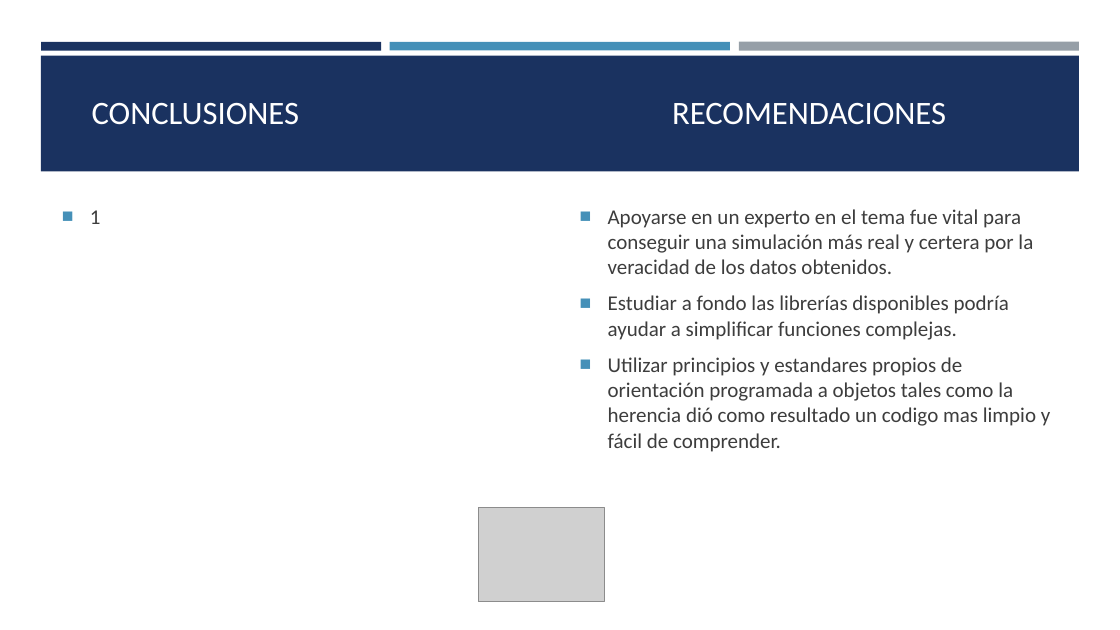
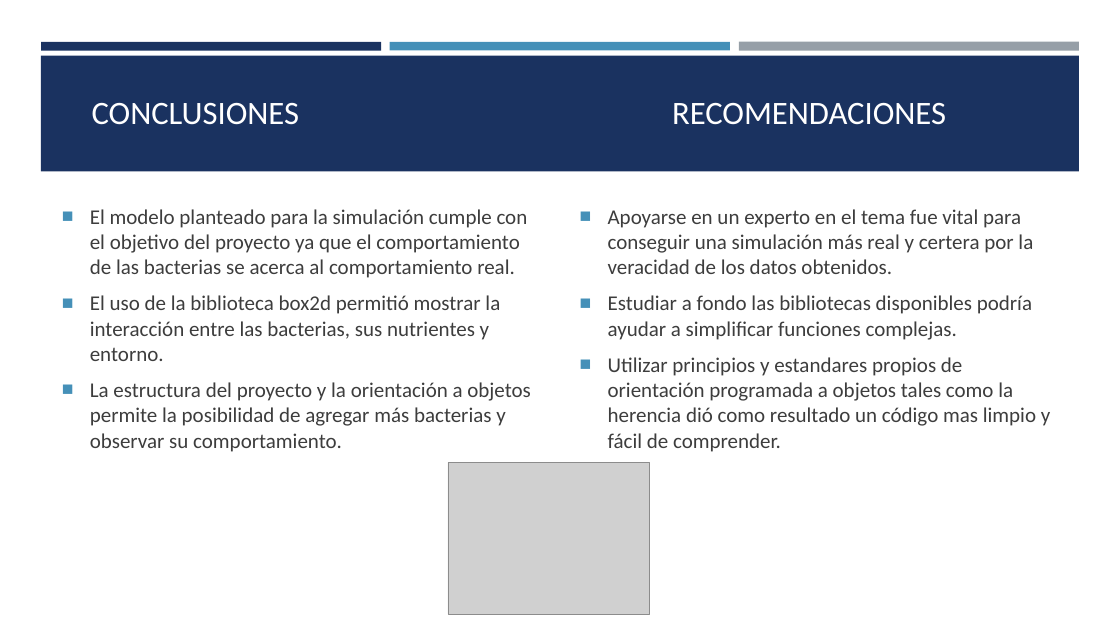
Before and after one commit to rubengv1999/ObvioMicrobio, a slide deck: slide 8 of Obvio Microbio.pptx. Drawn at 1120x630 pixels with LibreOffice and Linux fonts; fonts in the diff are those of the drawing; grey boxes stand for pictures. Boxes give left, top, right and bottom in pixels: in the first picture for what was removed or moved away, otherwise in the second. Text is boxed around its words. In the diff, an @@ line names an element or a change of style, - is before the commit and + after.

```diff
--- a/Obvio Microbio.pptx
+++ b/Obvio Microbio.pptx
@@ text at <box>90,209,531,452</box>: text changed @@
-■ 1
+■ El modelo planteado para la simulación cumple con el objetivo del proyecto ya que el comportamiento de las bacterias se acerca al comportamiento real.
+■ El uso de la biblioteca box2d permitió mostrar la interacción entre las bacterias, sus nutrientes y entorno.
+■ La estructura del proyecto y la orientación a objetos permite la posibilidad de agregar más bacterias y observar su comportamiento.
@@ text at <box>608,321,1050,452</box>: text changed @@
-■ Estudiar a fondo las librerías disponibles podría ayudar a simplificar funciones complejas.
-■ Utilizar principios y estandares propios de orientación programada a objetos tales como la herencia dió como resultado un codigo mas limpio y fácil de comprender.
+■ Estudiar a fondo las bibliotecas disponibles podría ayudar a simplificar funciones complejas.
+■ Utilizar principios y estandares propios de orientación programada a objetos tales como la herencia dió como resultado un código mas limpio y fácil de comprender.
@@ picture: place and size @@
-picture at <box>478,507,604,602</box>
+picture at <box>448,463,649,614</box>
```
